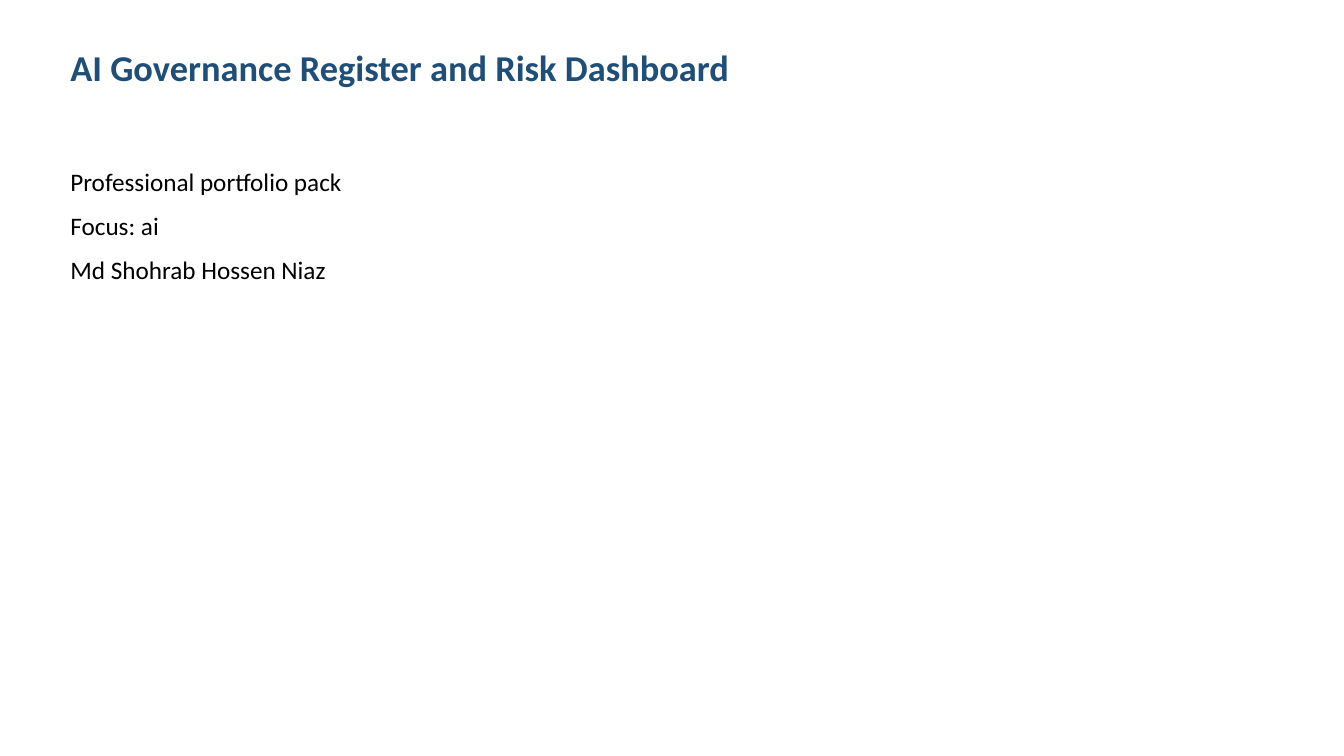
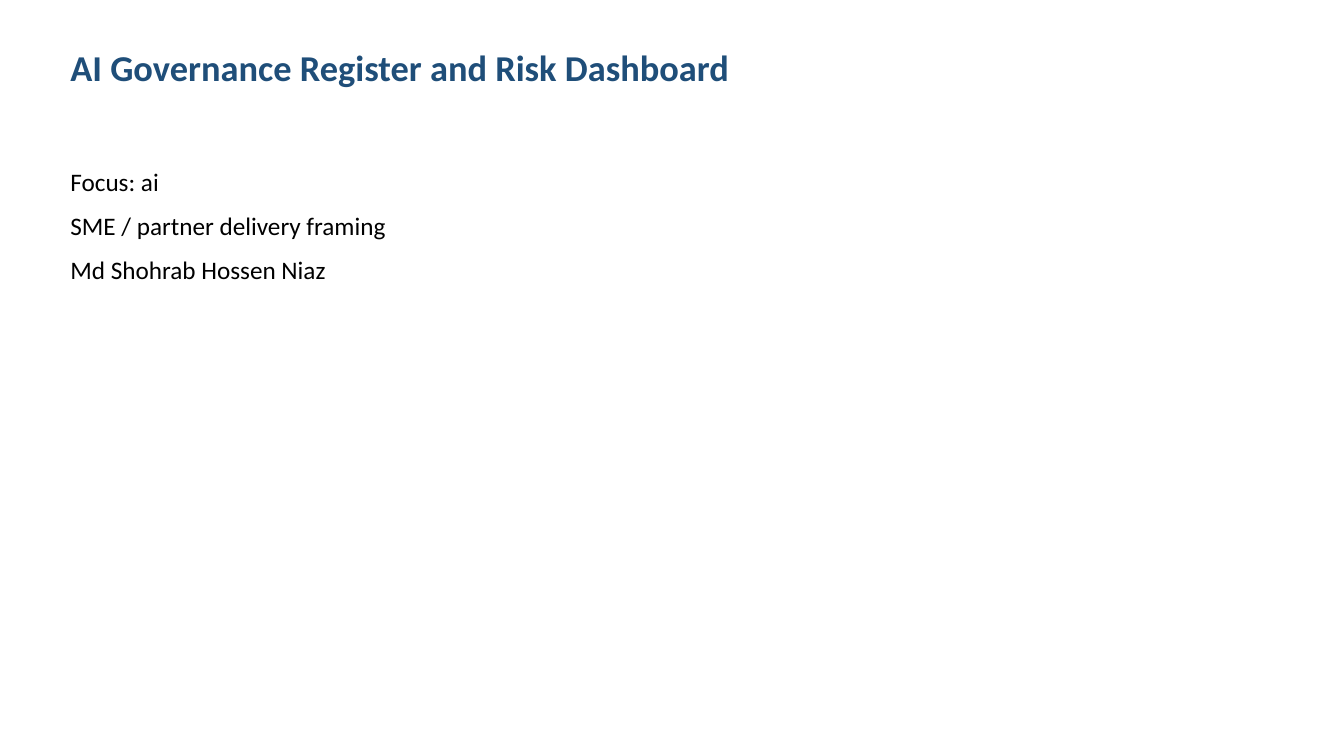
Before and after one commit to shohrabniaz/ai-governance-register-and-risk-dashboard, a slide deck: slide 1 of Final_Submission/02_Presentation.pptx. Drawn at 1344x756 pixels with LibreOffice and Linux fonts; fonts in the diff are those of the drawing. Boxes give left, top, right and bottom in pixels: in the first picture for what was removed or moved away, otherwise in the second. Text is boxed around its words. In the diff, an @@ line names an element or a change of style, - is before the commit and + after.

Commit message:
Polish portfolio pack for professional showcase readiness.

```diff
--- a/Final_Submission/02_Presentation.pptx
+++ b/Final_Submission/02_Presentation.pptx
@@ text at bbox=[70, 173, 341, 195]: paragraph removed @@
-Professional portfolio pack
@@ text at bbox=[70, 217, 385, 240]: paragraph added @@
+SME / partner delivery framing
```
Also in this commit, not shown: 3 other slides changed, 12 other files.
